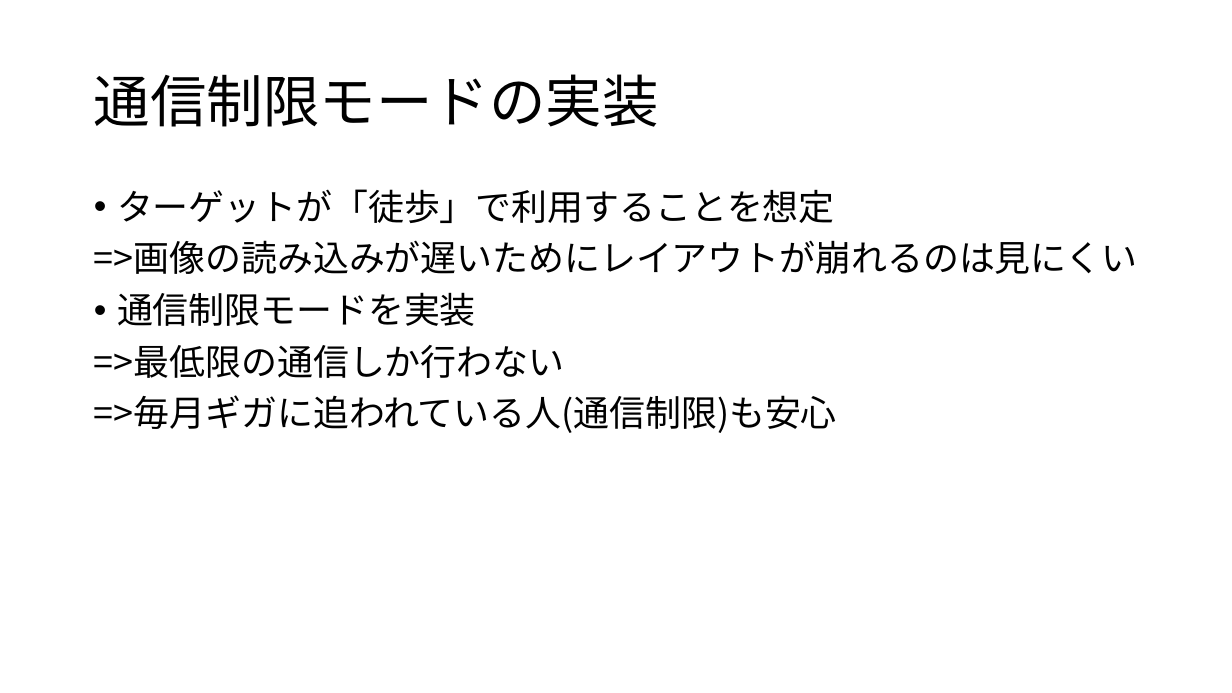
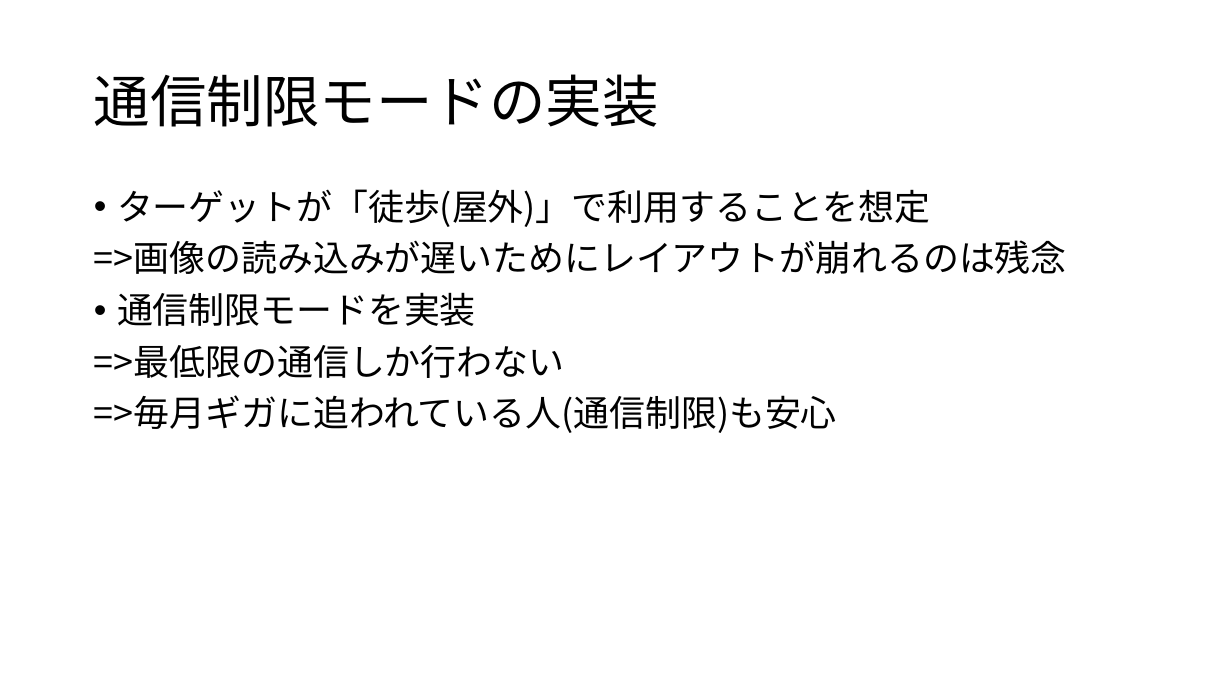
Before and after one commit to Yuki-Otk/H30Fenrir, a slide deck: slide 7 of presentation/ブラッシュアップ編.pptx. Drawn at 1232x693 pixels with LibreOffice and Linux fonts; fonts in the diff are those of the drawing. Boxes give left, top, right and bottom in pixels: in the first picture for what was removed or moved away, otherwise in the second. Text is boxed around its words. In the diff, an @@ line names an element or a change of style, - is before the commit and + after.

Commit message:
add_pdfをアップロード

```diff
--- a/presentation/ブラッシュアップ編.pptx
+++ b/presentation/ブラッシュアップ編.pptx
@@ text at [94,189,1067,274]: text changed @@
-• ターゲットが「徒歩」で利用することを想定
-=>画像の読み込みが遅いためにレイアウトが崩れるのは見にくい
+• ターゲットが「徒歩(屋外)」で利用することを想定
+=>画像の読み込みが遅いためにレイアウトが崩れるのは残念
```
Also in this commit, not shown: 2 other slides changed, 1 other file.
